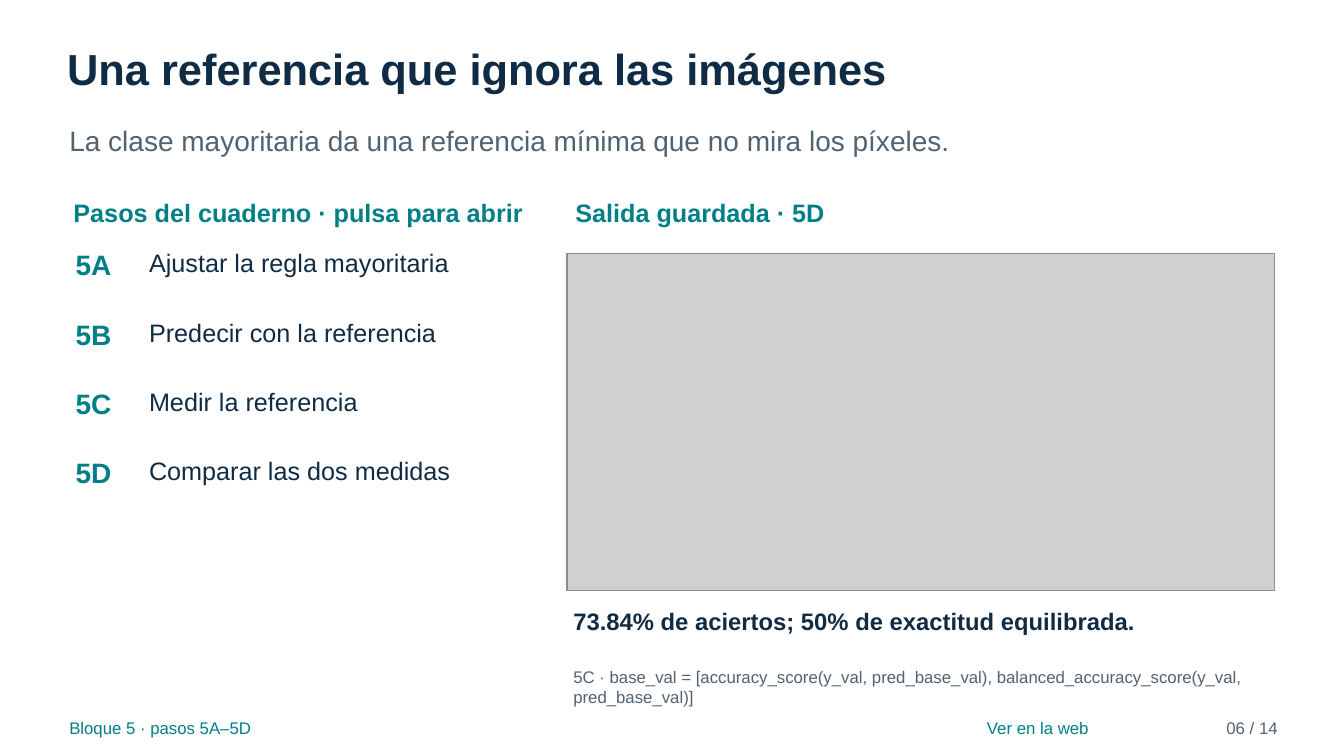
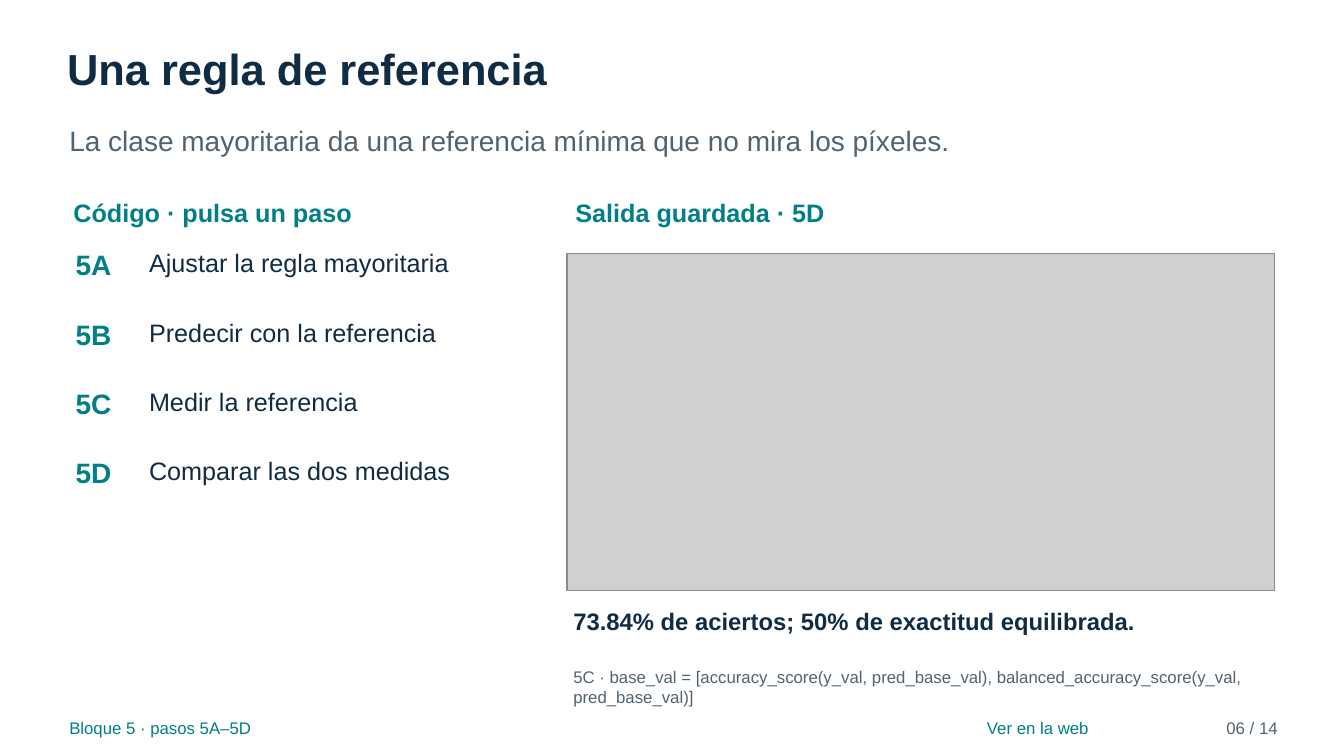
Before and after one commit to FisikMedik/taller-imagenes-medicas-python, a slide deck: slide 6 of Presentacion_modulo_ML.pptx. Drawn at 1344x756 pixels with LibreOffice and Linux fonts; fonts in the diff are those of the drawing; grey boxes stand for pictures. Boxes give left, top, right and bottom in pixels: in the first picture for what was removed or moved away, otherwise in the second. Text is boxed around its words. In the diff, an @@ line names an element or a change of style, - is before the commit and + after.

Commit message:
Explica ML paso a paso y anima el filtro 3×3
Reescribe las explicaciones junto al código, conecta píxeles, pesos y predicción, y usa botones para las demostraciones. Añade un filtro 3×3 con cálculo de cada salida. Elimina agendas y referencias internas repetidas; sincroniza cuadernos, tutorial, manuales, fuentes y presentaciones como documentación del taller realizado el 26 de noviembre a las 13:30 en Honduras.

```diff
--- a/Presentacion_modulo_ML.pptx
+++ b/Presentacion_modulo_ML.pptx
@@ text at (67,53,546,93): text changed @@
-Una referencia que ignora las imágenes
+Una regla de referencia
@@ text at (73,203,352,228): text changed @@
-Pasos del cuaderno · pulsa para abrir
+Código · pulsa un paso
```
Also in this commit, not shown: 13 other slides changed, 18 other files.
